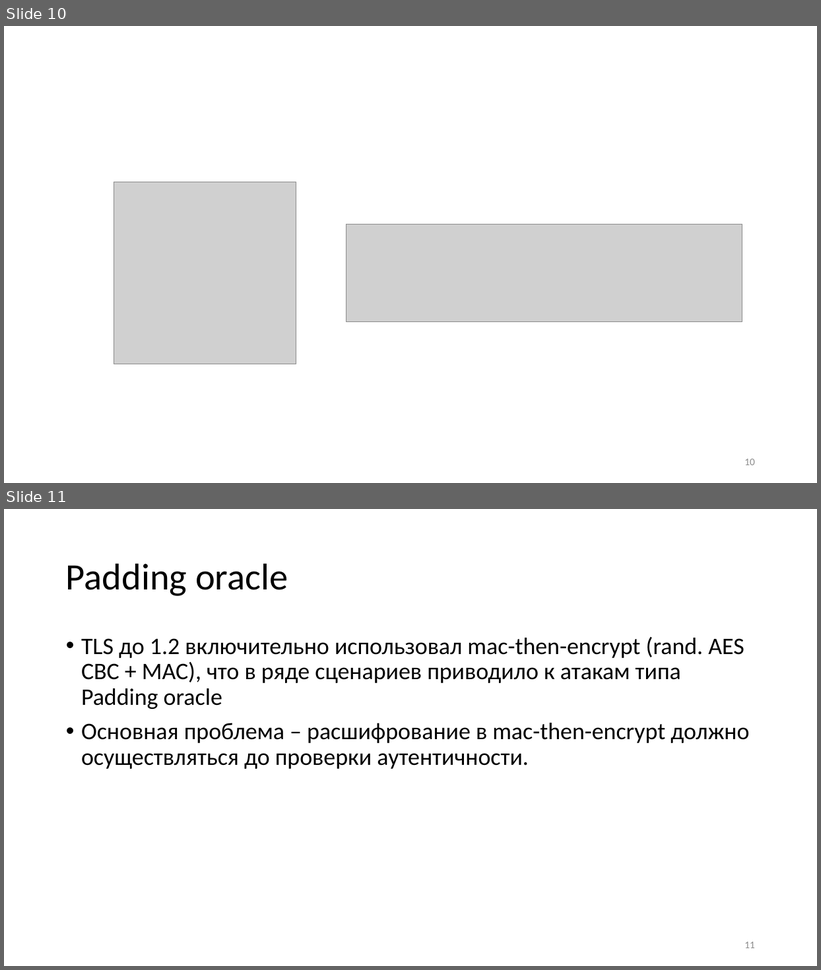
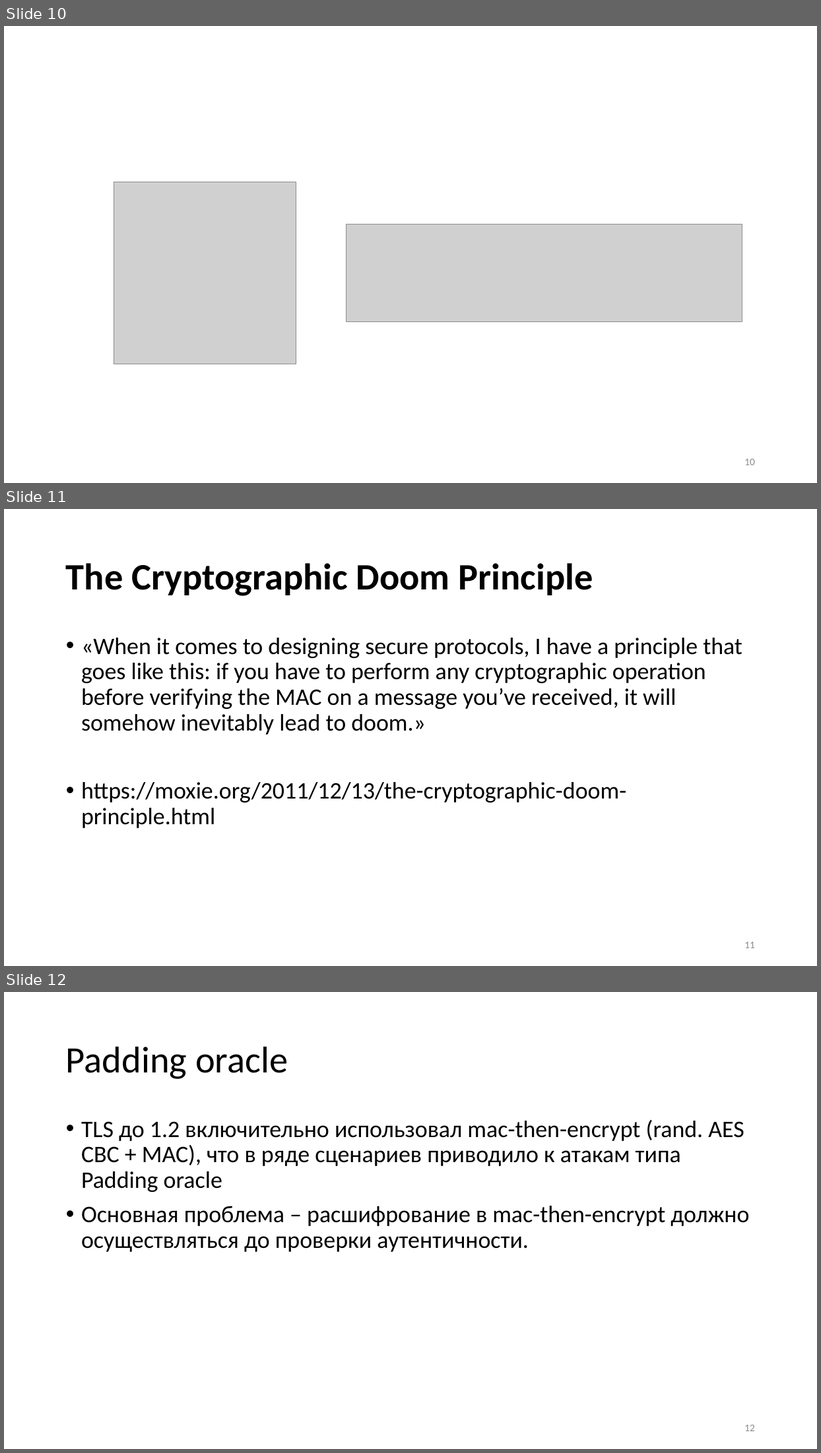
Before and after one commit to CryptoCourse/CryptoLectures, a slide deck: Lectures/Lecture0x2.pptx. Shown one above the other, each under a label of ours: slides 10 and 11 before the commit, slides 10, 11 and 12 after it. The pictures are 821x970 and 821x1453 pixels, drawn with LibreOffice and Linux fonts; fonts in the diff are those of the drawing; grey boxes stand for pictures. Boxes give left, top, right and bottom in pixels: in the first picture for what was removed or moved away, otherwise in the second. Text is boxed around its words. In the diff, an @@ line names an element or a change of style, - is before the commit and + after.

```diff
--- a/Lectures/Lecture0x2.pptx
+++ b/Lectures/Lecture0x2.pptx
@@ slide 11 added at <box>4,509,817,966</box>, background #FFFFFF @@
@@ title added at <box>66,563,593,596</box>, 44 pt, text #000000, bold @@
+The Cryptographic Doom Principle
@@ text added at <box>81,638,743,828</box>, 28 pt, text #000000 @@
+• «When it comes to designing secure protocols, I have a principle that goes like this: if you have to perform any cryptographic operation before verifying the MAC on a message you’ve received, it will somehow inevitably lead to doom.»
+• https://moxie.org/2011/12/13/the-cryptographic-doom-principle.html
@@ page number added at <box>745,942,755,949</box>, 12 pt, text #8C8C8C @@
+11
@@ what was slide 11 is now slide 12 @@
@@ page number at <box>745,1425,755,1432</box>: text changed @@
-11
+12
```
Also in this commit, not shown: 3 other files.
